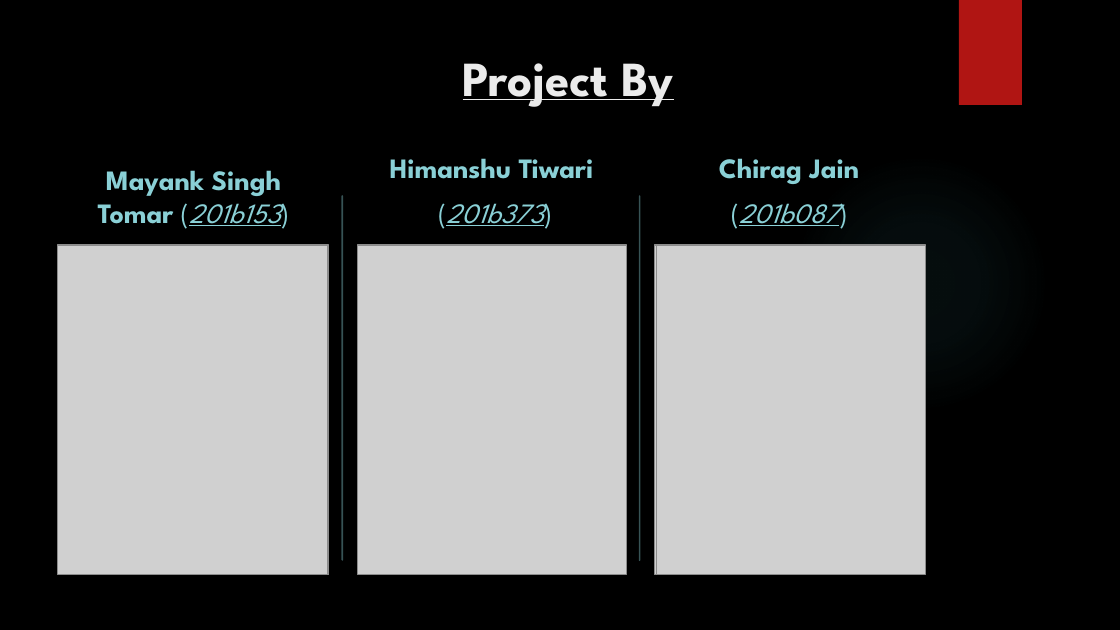
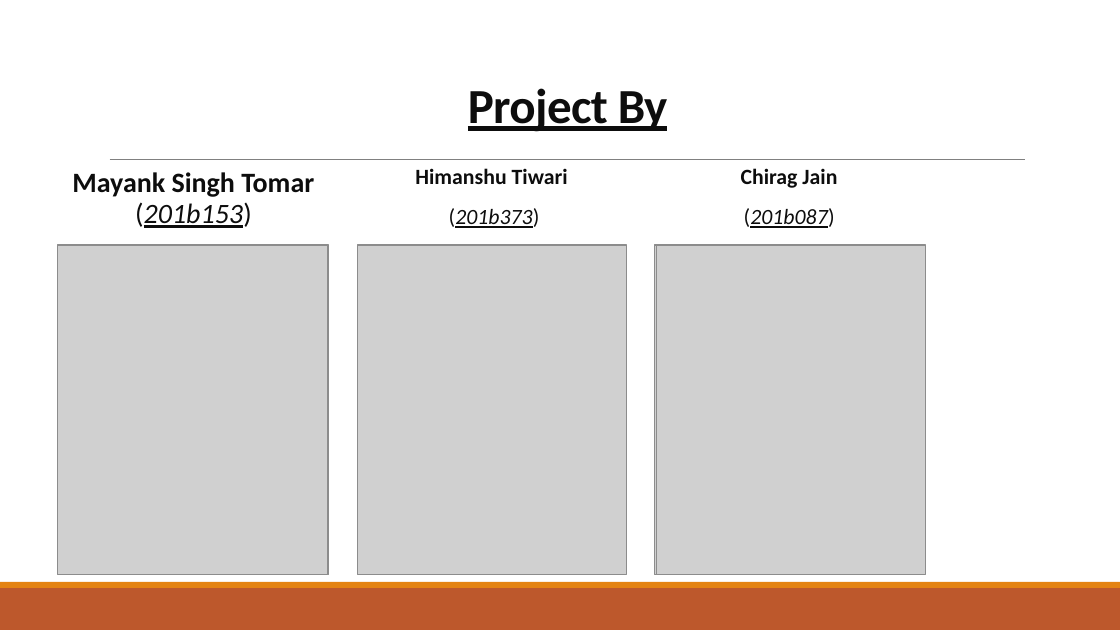
Before and after one commit to mstomar698/pictoral, a slide deck: slide 13 of proj-images/minor-project-report-1.pptx. Drawn at 1120x630 pixels with LibreOffice and Linux fonts; fonts in the diff are those of the drawing; grey boxes stand for pictures; background and template pictures are left out. Boxes give left, top, right and bottom in pixels: in the first picture for what was removed or moved away, otherwise in the second. Text is boxed around its words. In the diff, an @@ line names an element or a change of style, - is before the commit and + after.

```diff
--- a/proj-images/minor-project-report-1.pptx
+++ b/proj-images/minor-project-report-1.pptx
@@ background picture (left out) to #FFFFFF @@
@@ rectangle removed at (959, 0, 1021, 105) @@
@@ title "Project By" at (468, 88, 668, 132): font League Spartan to Calibri, text colour #EBEBEB to #0D0D0D, letter spacing 0 to -0.4 pt; line spacing 1 to 0.85; vertical alignment top to bottom @@
@@ text "Mayank Singh Tomar (201b153)" at (72, 172, 314, 228): font League Spartan to Calibri, text colour #8AD0D6 to #0D0D0D; line spacing 1 to 0.9; more space between paragraphs @@
@@ line added from (110, 160) to (1025, 160), #808080 0.5 pt @@
@@ text "Himanshu Tiwari" at (415, 168, 568, 228): size 18 to 14 pt, font League Spartan to Calibri, text colour #8AD0D6 to #0D0D0D; line spacing 1 to 0.9; more space between paragraphs @@
@@ text "Himanshu Tiwari": place and size @@
-text "Himanshu Tiwari" at (390, 158, 594, 226)
+text "Himanshu Tiwari" at (415, 168, 568, 228)
@@ text "Chirag Jain" at (741, 168, 837, 228): size 18 to 14 pt, font League Spartan to Calibri, text colour #8AD0D6 to #0D0D0D; line spacing 1 to 0.9; more space between paragraphs @@
@@ ellipse removed at (791, 155, 1049, 413) @@
@@ line removed from (343, 196) to (343, 560) @@
@@ line removed from (640, 196) to (640, 560) @@
@@ rectangle added at (0, 588, 1120, 630), fill #BD582C @@
@@ rectangle added at (0, 582, 1120, 588), fill #E48312 @@
```
Also in this commit, not shown: 13 other slides changed, 3 other files.
